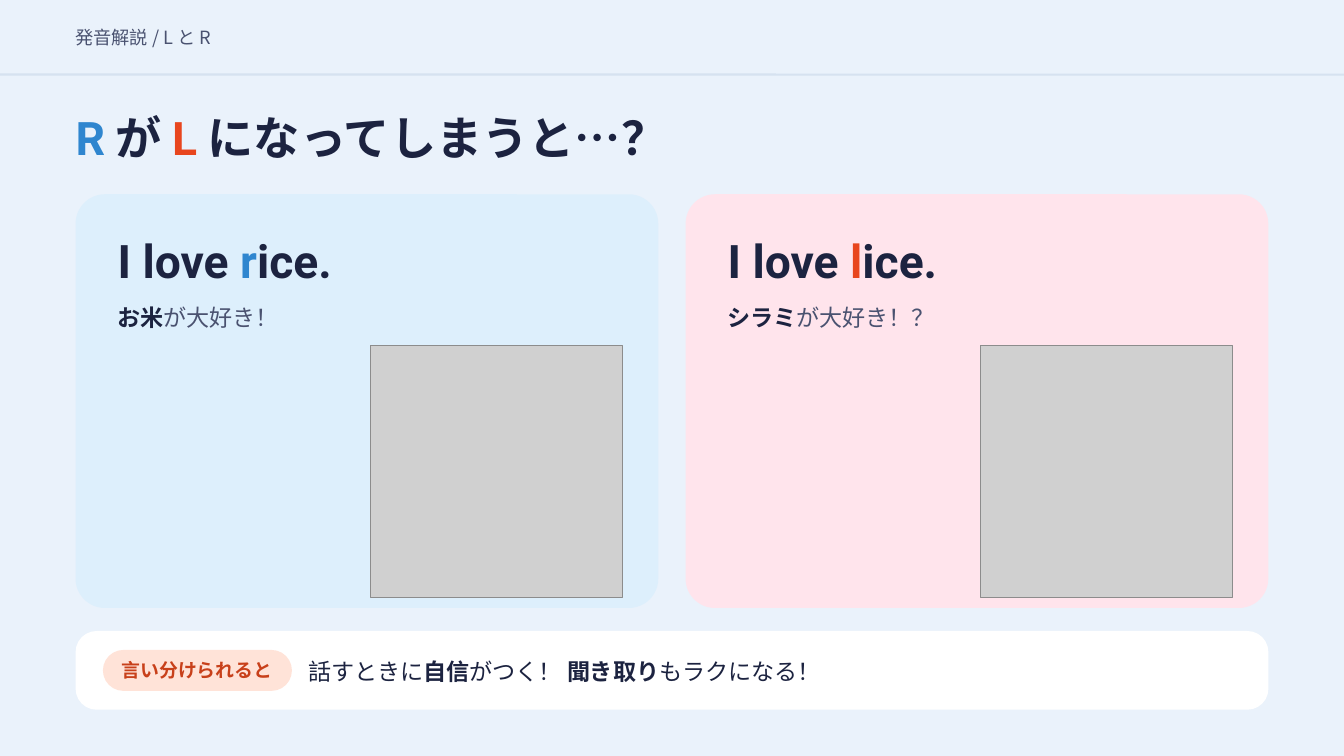
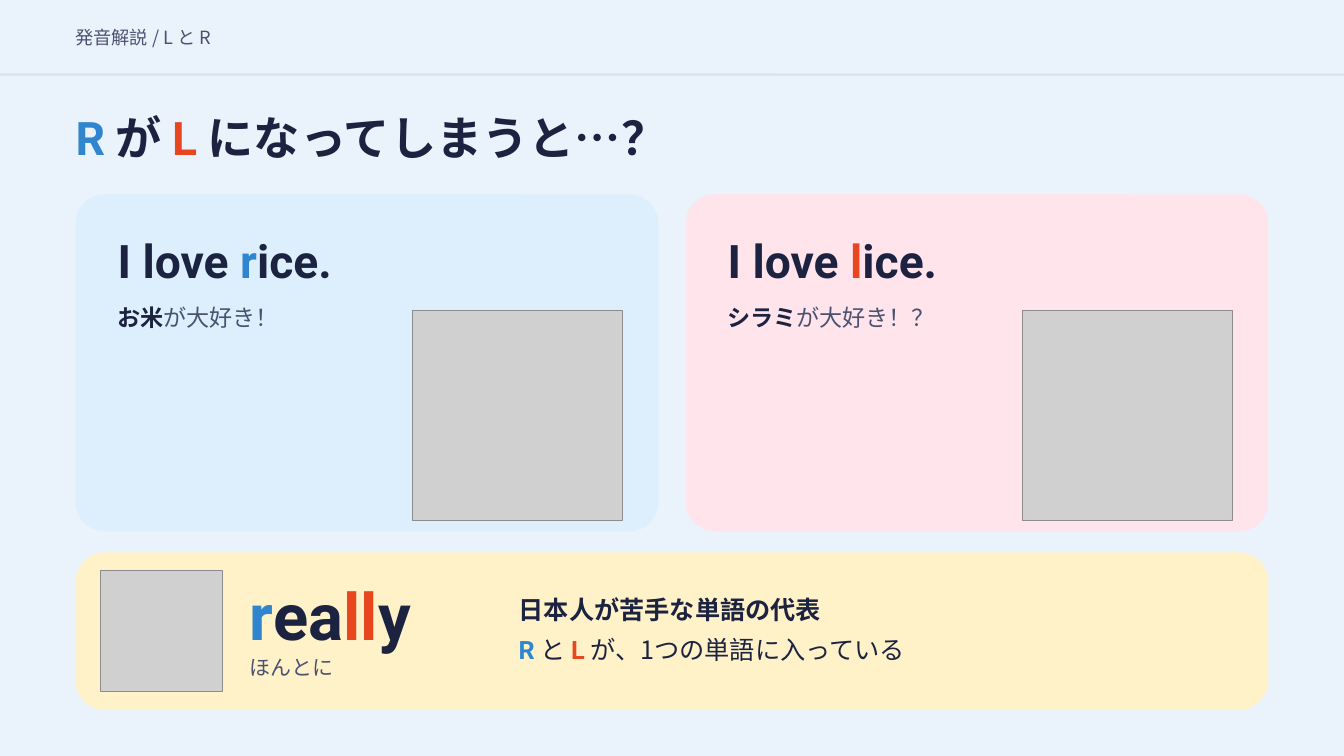
Before and after one commit to hinakajisaki-dev/hina-english, a slide deck: slide 2 of matome/lr-pronunciation/lr-pronunciation-slides.pptx. Drawn at 1344x756 pixels with LibreOffice and Linux fonts; fonts in the diff are those of the drawing; grey boxes stand for pictures. Boxes give left, top, right and bottom in pixels: in the first picture for what was removed or moved away, otherwise in the second. Text is boxed around its words. In the diff, an @@ line names an element or a change of style, - is before the commit and + after.

```diff
--- a/matome/lr-pronunciation/lr-pronunciation-slides.pptx
+++ b/matome/lr-pronunciation/lr-pronunciation-slides.pptx
@@ rounded rectangle: place and size @@
-rounded rectangle at (76,195,658,608)
+rounded rectangle at (76,195,658,531)
@@ rounded rectangle at (76,195,658,531): proportions changed @@
@@ rounded rectangle at (686,195,1268,531): proportions changed @@
@@ rounded rectangle: place and size @@
-rounded rectangle at (686,195,1268,608)
+rounded rectangle at (686,195,1268,531)
@@ picture: place and size @@
-picture at (371,346,623,598)
+picture at (412,311,622,520)
@@ picture: place and size @@
-picture at (981,346,1233,598)
+picture at (1023,311,1233,520)
@@ rounded rectangle: place and size @@
-rounded rectangle at (76,631,1268,710)
+rounded rectangle at (76,553,1268,710)
@@ rounded rectangle at (76,553,1268,710): fill #FFFFFF to #FFF2C9; proportions changed @@
@@ picture added at (101,571,223,693) @@
@@ text at (250,591,411,654): text changed; size 13.5 to 46.5 pt; font Noto Sans CJK JP to Roboto; text colour #C8401A to #1C2340 @@
-言い分けられると
+really
@@ text added at (519,597,821,622), 18 pt, text #1C2340, bold @@
+日本人が苦手な単語の代表
@@ rounded rectangle removed at (103,650,292,692) @@
@@ text at (250,659,334,676): text changed; size 16.5 to 15 pt; text colour #1C2340 to #4A5270 @@
-話すときに自信がつく！ 聞き取りもラクになる！
+ほんとに
@@ text added at (519,638,906,661), 18 pt, text #1C2340 @@
+R と L が、1つの単語に入っている
```
Also in this commit, not shown: 4 other slides changed, 1 slide added, 2 slides removed, 1 other file.
